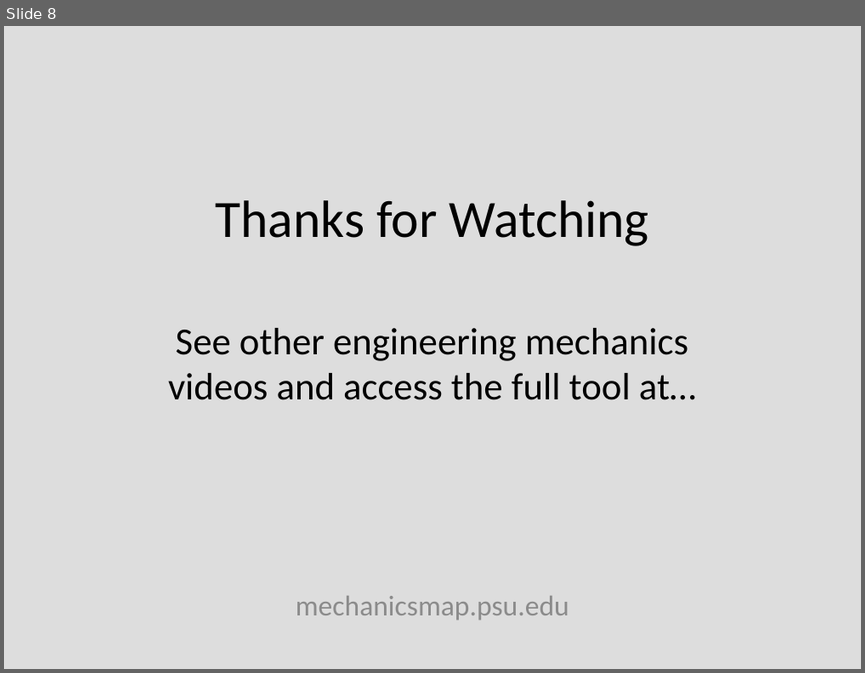
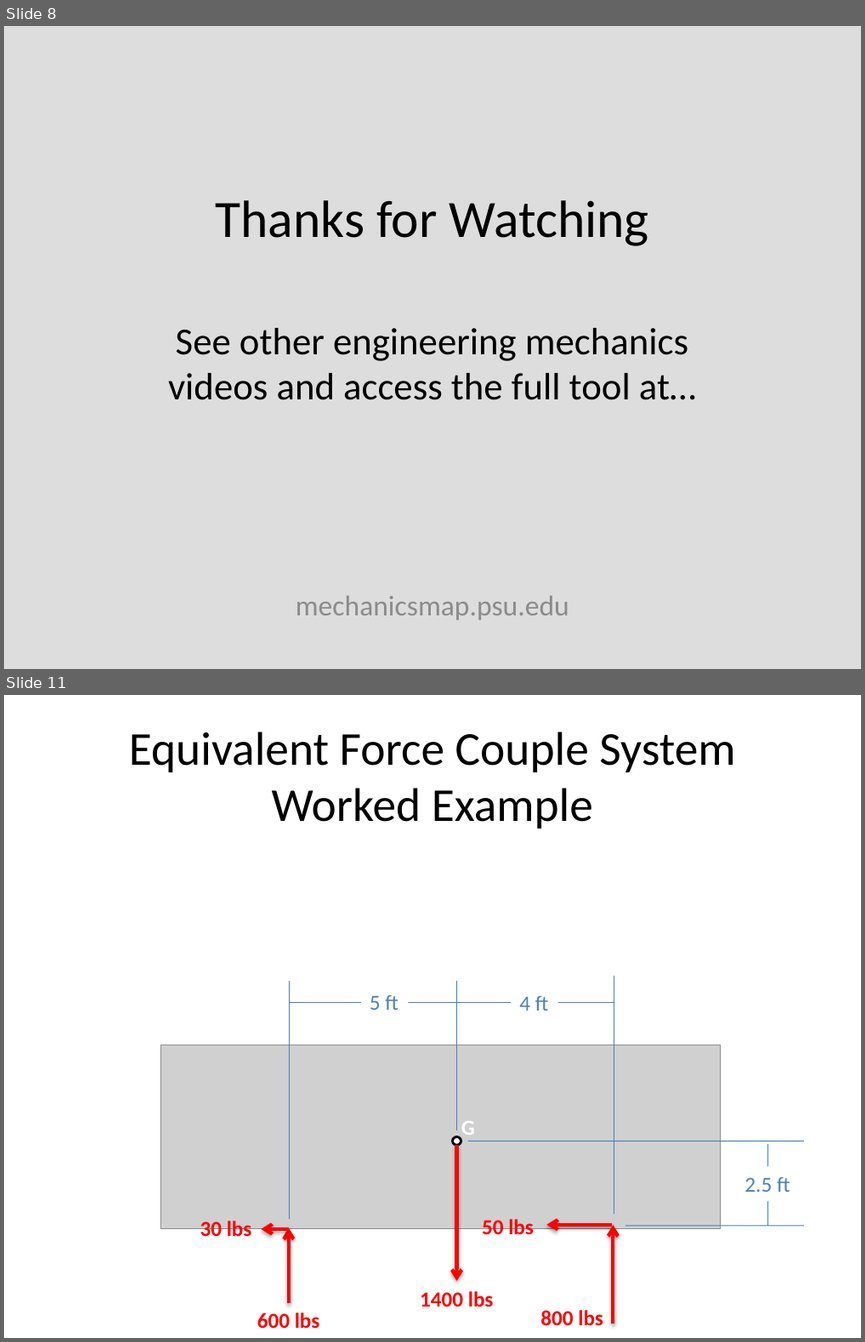
Before and after one commit to JacobMoore/mechanics_textbook, a slide deck: Lecture Slides/VideoLectureSlides/4.3.pptx. Shown one above the other, each under a label of ours: slide 8 before the commit, slides 8 and 11 after it; the slides between them are not shown. The pictures are 865x673 and 865x1342 pixels, drawn with LibreOffice and Linux fonts; fonts in the diff are those of the drawing; grey boxes stand for pictures; background and template pictures are left out. Boxes give left, top, right and bottom in pixels: in the first picture for what was removed or moved away, otherwise in the second. Text is boxed around its words. In the diff, an @@ line names an element or a change of style, - is before the commit and + after.

Commit message:
Added Various Worked Example Videos

```diff
--- a/Lecture Slides/VideoLectureSlides/4.3.pptx
+++ b/Lecture Slides/VideoLectureSlides/4.3.pptx
@@ slide 11 added at [4, 695, 861, 1338], background #FFFFFF @@
@@ title added at [129, 732, 735, 828], 39.6 pt, text #000000 @@
+Equivalent Force Couple System Worked Example
@@ line added from (290, 1219) to (290, 981), #4B7EBC 0.75 pt @@
@@ text added at [370, 994, 398, 1009], 18 pt, text #4F81BD @@
+5 ft
@@ line added from (456, 1130) to (456, 981), #4B7EBC 0.75 pt @@
@@ text added at [519, 995, 548, 1010], 18 pt, text #4F81BD @@
+4 ft
@@ line added from (614, 1213) to (614, 975), #4B7EBC 0.75 pt @@
@@ line added from (289, 1002) to (614, 1002), #4B7EBC 0.75 pt @@
@@ picture added at [160, 1044, 720, 1229] @@
@@ text added at [461, 1121, 475, 1140], 18 pt, text #FFFFFF, bold @@
+G
@@ ellipse added at [452, 1136, 460, 1145], fill #FFFFFF, outline #000000 2 pt @@
@@ arrow added from (456, 1145) to (456, 1280), #FF0000 3 pt @@
@@ line added from (468, 1140) to (803, 1140), #4B7EBC 0.75 pt @@
@@ line added from (768, 1225) to (768, 1144), #4B7EBC 0.75 pt @@
@@ text added at [744, 1176, 789, 1191], 18 pt, text #4F81BD @@
+2.5 ft
@@ text added at [200, 1218, 252, 1241], 18 pt, text #FF0000, bold @@
+30 lbs
@@ arrow added from (289, 1229) to (261, 1229), #FF0000 3 pt @@
@@ arrow added from (289, 1304) to (289, 1228), #FF0000 3 pt @@
@@ text added at [482, 1217, 534, 1240], 18 pt, text #FF0000, bold @@
+50 lbs
@@ arrow added from (613, 1225) to (546, 1225), #FF0000 3 pt @@
@@ arrow added from (613, 1323) to (613, 1225), #FF0000 3 pt @@
@@ line added from (625, 1225) to (803, 1225), #4B7EBC 0.75 pt @@
@@ text added at [420, 1291, 494, 1306], 18 pt, text #FF0000, bold @@
+1400 lbs
@@ text added at [257, 1312, 320, 1327], 18 pt, text #FF0000, bold @@
+600 lbs
@@ text added at [540, 1310, 603, 1326], 18 pt, text #FF0000, bold @@
+800 lbs
```
Also in this commit, not shown: 2 slides changed, 2 other slides added, 22 other files.
